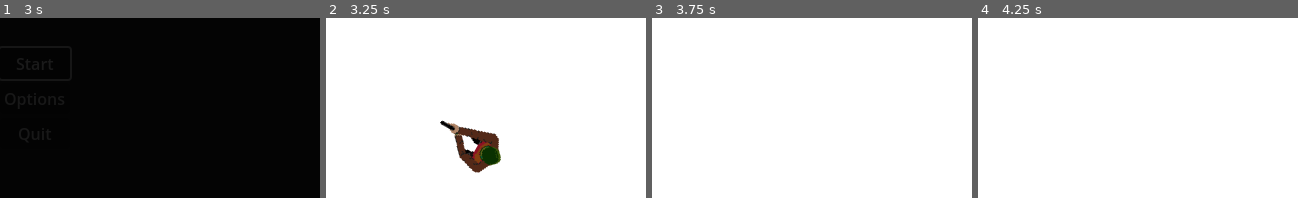
Above: before the commit, frames 1-4 (left to right).
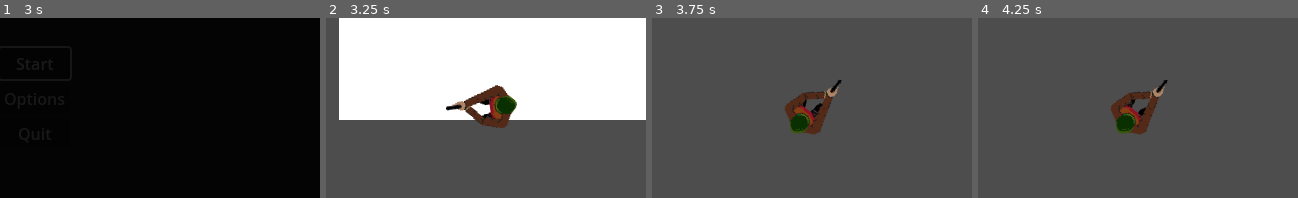
Above: after the commit, the same moments.

Repository: Fulgurata/Antibody
Game: Godot game, scene res://scenes/menus/main_menu/main_menu.tscn
Two runs of this game, one before a commit and one after it. Both use one fixed random seed, a clock stepped at 60 frames per second and the inputs below.
Inputs (mouse positions are in pixels of both pictures, inside the frame that each line leads up to):
- Up to frame 1 (3 s): click "Start" at 0.5 s; click "Start" at 1.25 s; tap Enter at 2 s; move the mouse to (230, 99) at 2.02 s; hold D (move_right) 2.03-2.78 s; tap Shift (dodge) at 2.1, 2.85 s; move the mouse to (96, 117) at 2.77 s; hold S (move_down) from 2.78 s (still down)
- Up to frame 2 (3.25 s): keep holding S (move_down)
- Up to frame 3 (3.75 s): move the mouse to (844, 68) at 3.52 s; release S (move_down) at 3.53 s; hold D (move_right) from 3.53 s (still down); tap Shift (dodge) at 3.6 s
- Up to frame 4 (4.25 s): keep holding D (move_right)

Frame 1 is identical in both runs. In frame 2, 48% of the frame differs, in the area x 0-100%, y 0-100%; in frame 3, 100%; in frame 4, 100%.

Commit message:
Fixed player physics
yuppers the player can now hit things

Diff:
--- a/scenes/characters/player/Player.tscn
+++ b/scenes/characters/player/Player.tscn
@@ -79,11 +79,13 @@
 }]
 
 [sub_resource type="CapsuleShape2D" id="CapsuleShape2D_3nvn1"]
-radius = 17.4774
+radius = 16.5575
 height = 42.52
 
-[node name="Player" type="Area2D" groups=["player"]]
+[node name="Player" type="CharacterBody2D" groups=["player"]]
+position = Vector2(-1, 1)
 script = ExtResource("1_3cblq")
+metadata/_edit_group_ = true
 
 [node name="PlayerSprite" type="AnimatedSprite2D" parent="."]
 rotation = -1.5708
@@ -94,10 +96,10 @@
 metadata/_edit_lock_ = true
 
 [node name="CollisionShape2D" type="CollisionShape2D" parent="."]
-position = Vector2(0, 4)
+position = Vector2(2, 0)
+rotation = -1.5708
 scale = Vector2(1.08712, 1.78739)
 shape = SubResource("CapsuleShape2D_3nvn1")
-metadata/_edit_lock_ = true
 
 [node name="Idle" type="Node" parent="."]
 script = ExtResource("3_35fgo")
@@ -116,3 +118,5 @@
 
 [node name="MeleeAtk" type="Node" parent="."]
 script = ExtResource("8_gawsi")
+
+[node name="Camera2D" type="Camera2D" parent="."]
--- a/scenes/levels/doors/door.tscn
+++ /dev/null
@@ -1,36 +0,0 @@
-[gd_scene load_steps=7 format=3 uid="uid://bhwlrn8woieqs"]
-
-[ext_resource type="Script" path="res://scripts/door/door.gd" id="1_gny78"]
-[ext_resource type="Texture2D" uid="uid://ivyivin7t1vo" path="res://scenes/levels/doors/door_sprite.png" id="2_rfu24"]
-[ext_resource type="Script" path="res://scenes/levels/doors/interaction_area.gd" id="3_6ox2a"]
-[ext_resource type="PackedScene" uid="uid://b8kirn5rew743" path="res://scenes/characters/player/Player.tscn" id="4_ks3fe"]
-
-[sub_resource type="RectangleShape2D" id="RectangleShape2D_4sjlk"]
-size = Vector2(88, 11)
-
-[sub_resource type="RectangleShape2D" id="RectangleShape2D_3o7wu"]
-size = Vector2(88, 25)
-
-[node name="door" type="Area2D"]
-script = ExtResource("1_gny78")
-
-[node name="Sprite2D" type="Sprite2D" parent="."]
-position = Vector2(43, 3)
-scale = Vector2(1.375, 1)
-texture = ExtResource("2_rfu24")
-
-[node name="CollisionShape2D" type="CollisionShape2D" parent="."]
-position = Vector2(44, 3)
-shape = SubResource("RectangleShape2D_4sjlk")
-
-[node name="Interaction_area" type="Area2D" parent="."]
-script = ExtResource("3_6ox2a")
-
-[node name="CollisionShape2D" type="CollisionShape2D" parent="Interaction_area"]
-position = Vector2(43, 31.5)
-shape = SubResource("RectangleShape2D_3o7wu")
-
-[node name="Player" parent="." instance=ExtResource("4_ks3fe")]
-position = Vector2(208, 97)
-
-[connection signal="area_entered" from="Interaction_area" to="." method="_on_interaction_area_area_entered"]
--- a/scenes/levels/doors/interaction_area.gd
+++ /dev/null
@@ -1,8 +0,0 @@
-extends Area2D
-
-
-@onready var door = get_parent().get_node("door")
-
-func _on_Area2D_body_entered(body):
-	if body.is_in_group("player"):
-		door.open_door()
--- a/scripts/characters/player_scripts/player.gd
+++ b/scripts/characters/player_scripts/player.gd
@@ -1,5 +1,5 @@
 #player.gd
-extends Area2D
+extends CharacterBody2D
 
 # These are variables that are used in multiple functions
 var steering_factor := 10.0
@@ -7,8 +7,9 @@
 var boost_speed := 1500.0
 var max_speed := normal_speed
 var friction := 0.5
-var velocity := Vector2 (0,0)
 var current_state
+var rotation_direction = 0
+var rotation_speed = 1.5
 @onready var player_sprite: AnimatedSprite2D = $PlayerSprite
 
 func _ready():
--- a/scripts/characters/player_scripts/state_machine/moving_state.gd
+++ b/scripts/characters/player_scripts/state_machine/moving_state.gd
@@ -7,38 +7,25 @@
 func exit_state() -> void:
 	pass #placeholderin base
 
-func handle_input(delta) -> void:
-	#get your input
-	var direction := Vector2(0, 0)
-	print(direction)
-	direction.x = Input.get_axis("move_left", "move_right")
-	direction.y = Input.get_axis("move_up", "move_down")
-	print("playerMoving")
-	print(direction)
 
+func get_input() -> Vector2:
+	var direction = Input.get_vector("move_left", "move_right", "move_up", "move_down")
+	player.look_at(player.get_global_mouse_position())
+	player.velocity = direction * player.max_speed
 	if direction.length() > 1.0:
 		direction = direction.normalized()
-		print(direction)
+	return direction
 
+
+func handle_input(_delta) -> void:
+	var direction = get_input()
+	#get_input()
+	print("playerMoving")
 	if direction.length() > 0:
-		# These lines create the friction effect
-		var desired_velocity : Vector2 = player.max_speed * direction
-		var steering_vector : Vector2 = desired_velocity - player.velocity
-		player.velocity += steering_vector * player.steering_factor * delta
-
-		#This line makes the player move
-		player.position += player.velocity * delta
-
-		# These lines make the sprite face the direction it moves
-		#if direction.length() > 0.0:#commented out WASD movement, too awkward, can't shoot at angles
-		player.rotation = (player.get_global_mouse_position() - player.position).angle()
-		print("playershouldbemovingaround")
-		print(direction)
-
+		player.move_and_slide()
 	else:
-		#player.change_state("Idle")
+		player.change_state("Idle")
 		print("playerMoving_toIdle")
-
 	if direction.length() > 0:
 		player.change_state("Moving")
 
--- a/scripts/door/door.gd
+++ /dev/null
@@ -1,18 +0,0 @@
-extends Area2D
-
-var is_open = false
-
-func _on_Area2D_body_entered(Area):
-	if Area.is_in_group("player"):
-		open_door()
-
-func open_door():
-	if not is_open:
-		is_open = true
-		$Sprite2D.visible = false
-		$CollisionShape2D.disabled = true
-
-
-func _on_interaction_area_area_entered(area: Area2D) -> void:
-	if area.is_in_group("player"):
-		open_door()
Binary file added: scenes/levels/tileset/Tileset1.png
Not shown, added: scenes/levels/tileset/Tileset1.png.import
Not shown, added: scenes/levels/doors/dooDCFB.tmp
